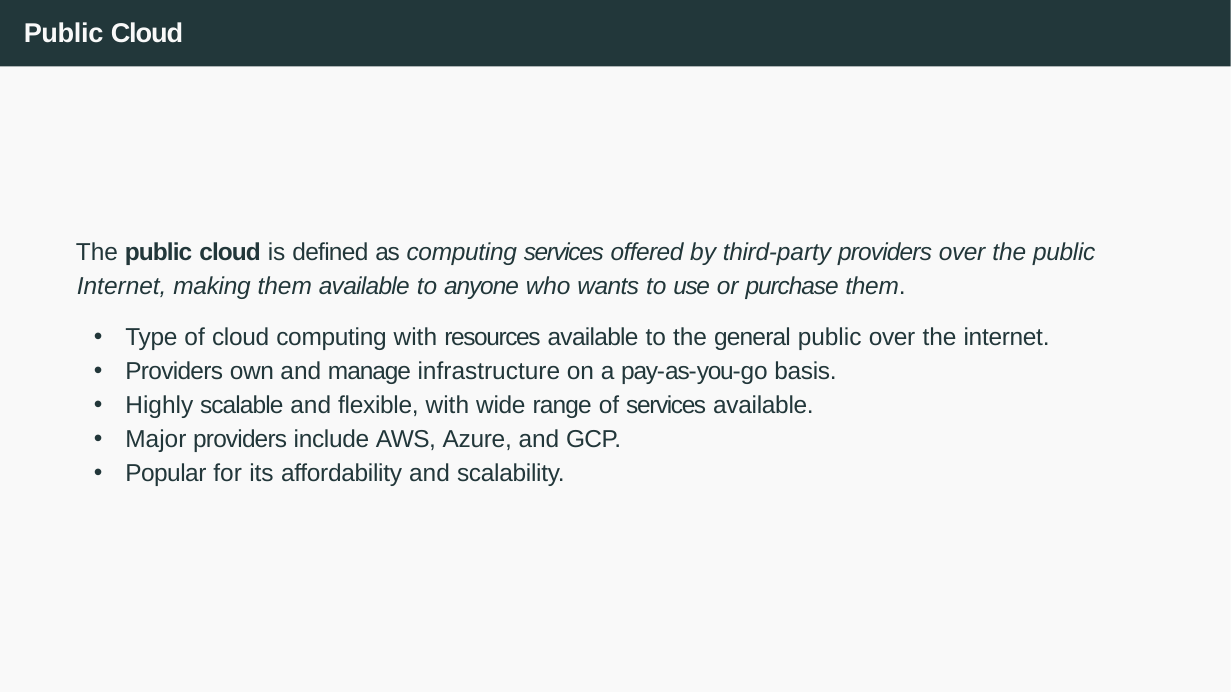
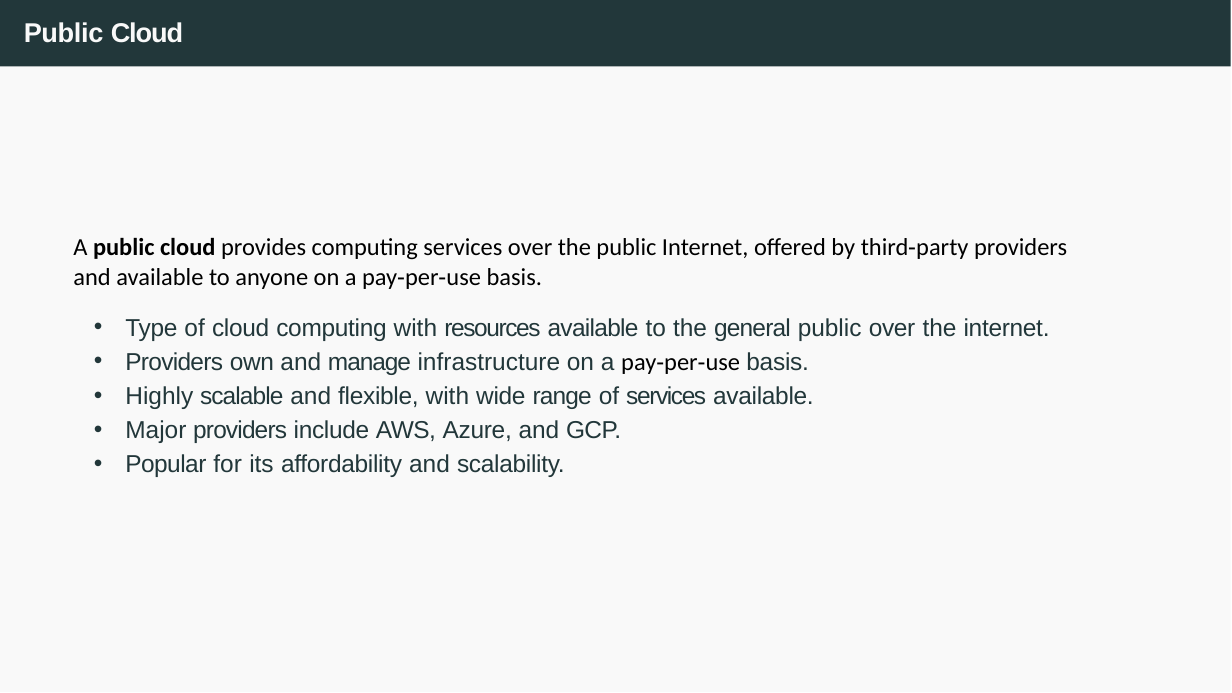
Before and after one commit to francescsolsonatehas/HPDCB, a slide deck: slide 16 of src/slides/Session 1 and 2 - Introduction to Cloud Computing + Github Pages-2026.pptx (slide 20 before the commit). Drawn at 1232x693 pixels with LibreOffice and Linux fonts; fonts in the diff are those of the drawing. Boxes give left, top, right and bottom in pixels: in the first picture for what was removed or moved away, otherwise in the second. Text is boxed around its words. In the diff, an @@ line names an element or a change of style, - is before the commit and + after.

```diff
--- a/src/slides/Session 1 and 2 - Introduction to Cloud Computing + Github Pages-2026.pptx
+++ b/src/slides/Session 1 and 2 - Introduction to Cloud Computing + Github Pages-2026.pptx
@@ text at (73, 238, 1067, 289): text changed; font Arial to Calibri; text colour #22373A to #000000; italic off @@
-The public cloud is defined as computing services offered by third-party providers over the public Internet, making them available to anyone who wants to use or purchase them.
+A public cloud provides computing services over the public Internet, offered by third‑party providers and available to anyone on a pay‑per‑use basis.
@@ text at (125, 352, 808, 375): text changed @@
-• Providers own and manage infrastructure on a pay-as-you-go basis.
+• Providers own and manage infrastructure on a pay‑per‑use basis.
```
Also in this commit, not shown: 2 other slides changed, 5 slides removed, 3 other files.
